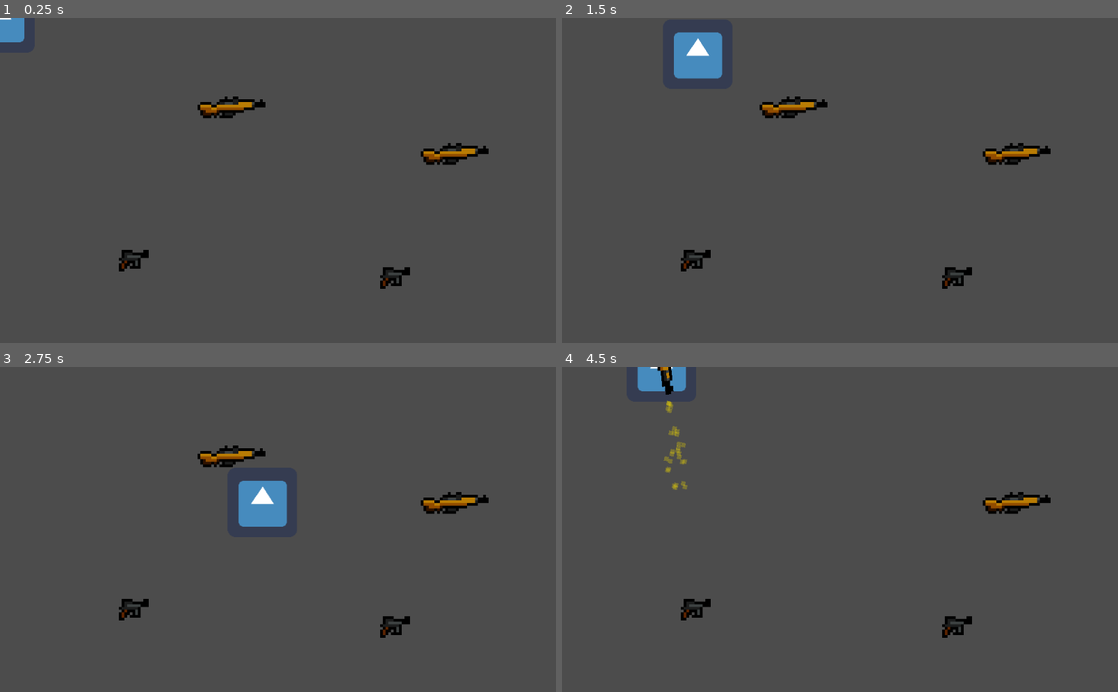
Above: before the commit, frames 1-4 (two rows, left to right).
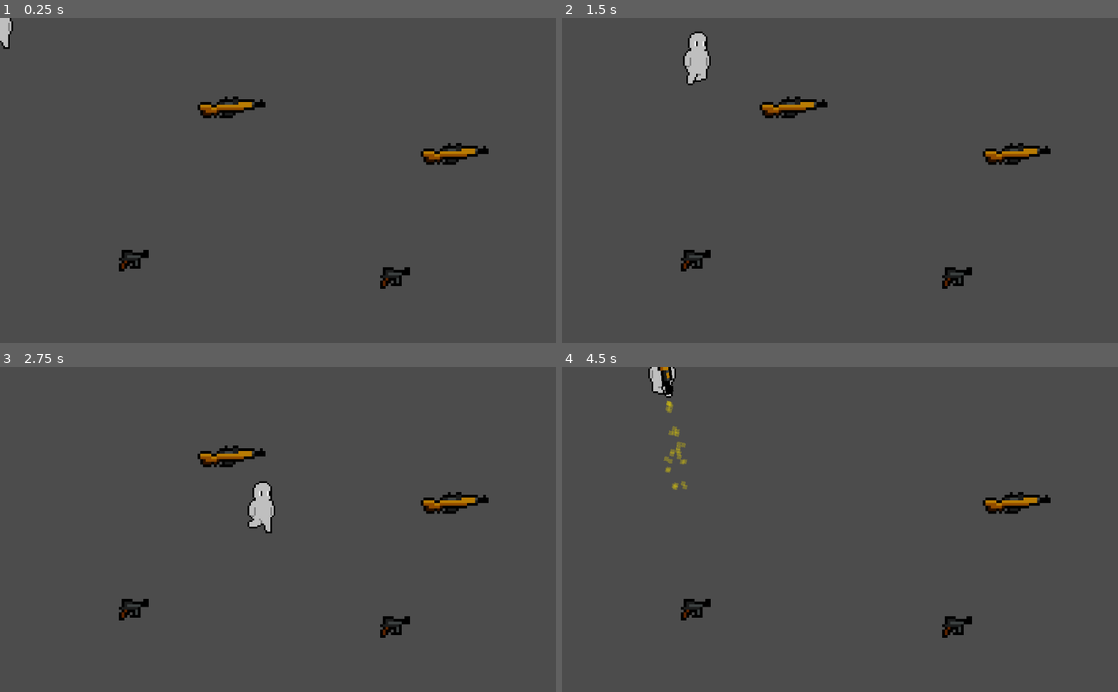
Above: after the commit, the same moments.

Repository: Shakespearian-Apes/Test_1
Game: Godot game, scene res://Levels/Test_Scene.tscn
Two runs of this game, one before a commit and one after it. Both use one fixed random seed, a clock stepped at 60 frames per second and the inputs below. The project has no main scene, so this scene is started directly. The engine's default icon, where the game draws it, is replaced by a stand-in: a white triangle on a blue panel in a dark square.
Inputs (mouse positions are in pixels of both pictures, inside the frame that each line leads up to):
- Up to frame 1 (0.25 s): no input
- Up to frame 2 (1.5 s): tap Enter (ui_accept) at 0.5, 0.6, 0.77, 1.07 s; move the mouse to (962, 164) at 0.52 s; hold Right (ui_right) 0.53-1.28 s; move the mouse to (728, 196) at 1.27 s; hold Down (ui_down) from 1.28 s (still down); click (728, 196) at 1.35 s
- Up to frame 3 (2.75 s): tap Enter (ui_accept) at 1.52, 1.55, 1.82, 2.1 s; move the mouse to (333, 458) at 2.02 s; release Down (ui_down) at 2.03 s; hold Right (ui_right) from 2.03 s (still down)
- Up to frame 4 (4.5 s): move the mouse to (812, 594) at 2.77 s; release Right (ui_right) at 2.78 s; hold Up (ui_up) 2.78-3.53 s; click (812, 594) at 2.85 s; tap Enter (ui_accept) at 3.02, 3.05, 3.32, 3.6, 3.77, 4.07 s; move the mouse to (1006, 578) at 3.52 s; hold Left (ui_left) from 3.53 s (still down); move the mouse to (673, 480) at 4.27 s; click (673, 480) at 4.35 s

The runs differ from the first frame. In frame 1, 0.4% of the frame differs, in the area x 0-5%, y 0-10%; in frame 2, 1.3%, in the area x 20-29%, y 4-21%; in frame 3, 1.3%; in frame 4, 0.6%.

Commit message:
added player animation

Diff:
--- /dev/null
+++ b/Enemies/Enemies.tscn
@@ -0,0 +1,3 @@
+[gd_scene format=2]
+
+[node name="Enemies" type="Node"]
--- /dev/null
+++ b/Enemies/Speed_Enemy/Speed_Enemy.tscn
@@ -0,0 +1,14 @@
+[gd_scene load_steps=3 format=2]
+
+[ext_resource path="res://icon.png" type="Texture" id=1]
+
+[sub_resource type="RectangleShape2D" id=1]
+extents = Vector2( 60.7298, 61.1985 )
+
+[node name="Speed_Enemy" type="KinematicBody2D"]
+
+[node name="Sprite" type="Sprite" parent="."]
+texture = ExtResource( 1 )
+
+[node name="CollisionShape2D" type="CollisionShape2D" parent="."]
+shape = SubResource( 1 )
--- a/Levels/Test_Scene.tscn
+++ b/Levels/Test_Scene.tscn
@@ -6,6 +6,7 @@
 [ext_resource path="res://Levels/Test_Scene.gd" type="Script" id=4]
 [ext_resource path="res://Guns/Guns.tscn" type="PackedScene" id=5]
 [ext_resource path="res://Guns/Pistol/pistol_item.tscn" type="PackedScene" id=6]
+[ext_resource path="res://Enemies/Enemies.tscn" type="PackedScene" id=7]
 
 [node name="Test_Scene" type="Node2D"]
 script = ExtResource( 4 )
@@ -27,3 +28,5 @@
 
 [node name="rifle_item2" parent="Guns" instance=ExtResource( 2 )]
 position = Vector2( 837.077, 253.381 )
+
+[node name="Enemies" parent="." instance=ExtResource( 7 )]
--- a/Player/Player.gd
+++ b/Player/Player.gd
@@ -15,18 +15,8 @@
 	pass
 
 func _process(delta):
-	if pick_up == true && Input.is_action_just_pressed("ui_accept") && weapon != null:
-		var gun
-		if weapon.gun == 2:
-			gun = pistol.instance()
-		elif weapon.gun == 1:
-			gun = rifle.instance()
-		if picked_up == true:
-			get_child(3).queue_free()
-		add_child(gun)
-		emit_signal("picked_up", weapon)
-		if picked_up == false:
-			picked_up = true
+	gun_pickup()
+	set_animation()
 
 func _on_Gun_Pickup_area_entered(area):
 	pick_up = true
@@ -36,3 +26,28 @@
 func _on_Gun_Pickup_area_exited(area):
 	pick_up = false
 	weapon = null
+
+func gun_pickup():
+	if pick_up == true && Input.is_action_just_pressed("ui_accept") && weapon != null:
+		var gun
+		if weapon.gun == 2:
+			gun = pistol.instance()
+		elif weapon.gun == 1:
+			gun = rifle.instance()
+		if picked_up == true:
+			get_child(6).queue_free()
+		add_child(gun)
+		emit_signal("picked_up", weapon)
+		if picked_up == false:
+			picked_up = true
+
+func set_animation():
+	var parent = get_parent()
+	if parent.velocity == Vector2.ZERO:
+		$AnimationPlayer.play("idle")
+	elif parent.velocity.x > 0:
+		$Sprite.flip_h = false
+		$AnimationPlayer.play("Walking")
+	elif parent.velocity.x < 0:
+		$Sprite.flip_h = true
+		$AnimationPlayer.play("Walking")
--- a/Player/Player.tscn
+++ b/Player/Player.tscn
@@ -1,21 +1,63 @@
-[gd_scene load_steps=5 format=2]
+[gd_scene load_steps=9 format=2]
 
-[ext_resource path="res://icon.png" type="Texture" id=1]
+[ext_resource path="res://Assets/template_player.png" type="Texture" id=1]
 [ext_resource path="res://Player/Player.gd" type="Script" id=2]
 
 [sub_resource type="RectangleShape2D" id=1]
-extents = Vector2( 61.6107, 63.1162 )
+extents = Vector2( 28.1259, 49.541 )
 
 [sub_resource type="RectangleShape2D" id=2]
 extents = Vector2( 60.5998, 61.6996 )
+
+[sub_resource type="CircleShape2D" id=3]
+radius = 151.428
+
+[sub_resource type="RectangleShape2D" id=4]
+extents = Vector2( 61.3441, 59.9878 )
+
+[sub_resource type="Animation" id=5]
+resource_name = "Walking"
+length = 0.5
+tracks/0/type = "value"
+tracks/0/path = NodePath("Sprite:frame")
+tracks/0/interp = 1
+tracks/0/loop_wrap = true
+tracks/0/imported = false
+tracks/0/enabled = true
+tracks/0/keys = {
+"times": PoolRealArray( 0, 0.1, 0.2, 0.3, 0.4 ),
+"transitions": PoolRealArray( 1, 1, 1, 1, 1 ),
+"update": 1,
+"values": [ 0, 4, 5, 6, 7 ]
+}
+
+[sub_resource type="Animation" id=6]
+resource_name = "idle"
+length = 0.3
+tracks/0/type = "value"
+tracks/0/path = NodePath("Sprite:frame")
+tracks/0/interp = 1
+tracks/0/loop_wrap = true
+tracks/0/imported = false
+tracks/0/enabled = true
+tracks/0/keys = {
+"times": PoolRealArray( 0, 0.2 ),
+"transitions": PoolRealArray( 1, 1 ),
+"update": 1,
+"values": [ 0, 1 ]
+}
 
 [node name="Player" type="KinematicBody2D"]
 script = ExtResource( 2 )
 
 [node name="Sprite" type="Sprite" parent="."]
+scale = Vector2( 3, 3 )
 texture = ExtResource( 1 )
+vframes = 2
+hframes = 4
 
 [node name="CollisionShape2D" type="CollisionShape2D" parent="."]
+position = Vector2( -0.485962, 5.18366 )
 shape = SubResource( 1 )
 
 [node name="Gun_Pickup" type="Area2D" parent="."]
@@ -25,5 +67,21 @@
 
 [node name="CollisionShape2D" type="CollisionShape2D" parent="Gun_Pickup"]
 shape = SubResource( 2 )
+
+[node name="Enemy_Detection" type="Area2D" parent="."]
+visible = false
+
+[node name="CollisionShape2D" type="CollisionShape2D" parent="Enemy_Detection"]
+shape = SubResource( 3 )
+
+[node name="Hurt_Box" type="Area2D" parent="."]
+visible = false
+
+[node name="CollisionShape2D" type="CollisionShape2D" parent="Hurt_Box"]
+shape = SubResource( 4 )
+
+[node name="AnimationPlayer" type="AnimationPlayer" parent="."]
+anims/Walking = SubResource( 5 )
+anims/idle = SubResource( 6 )
 [connection signal="area_entered" from="Gun_Pickup" to="." method="_on_Gun_Pickup_area_entered"]
 [connection signal="area_exited" from="Gun_Pickup" to="." method="_on_Gun_Pickup_area_exited"]
Binary file added: Assets/template_player.png
Not shown, added: Assets/template_player.png.import
Not shown: 1 places in Levels/Test_Scene.tscn that only renumber resources
